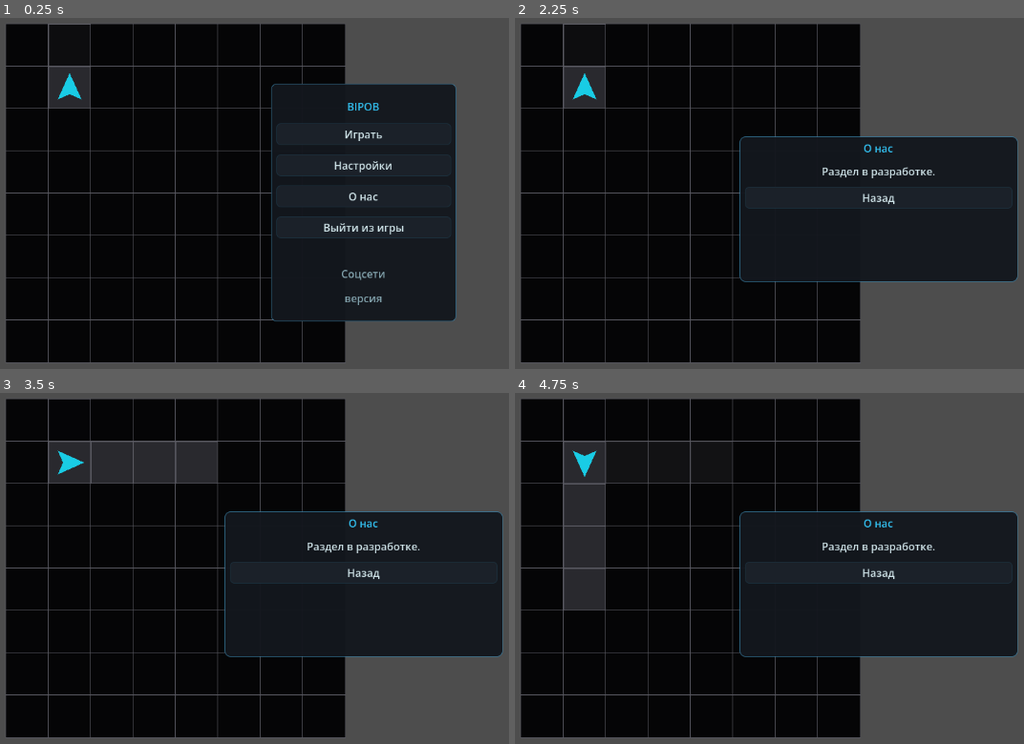
Above: before the commit, frames 1-4 (two rows, left to right).
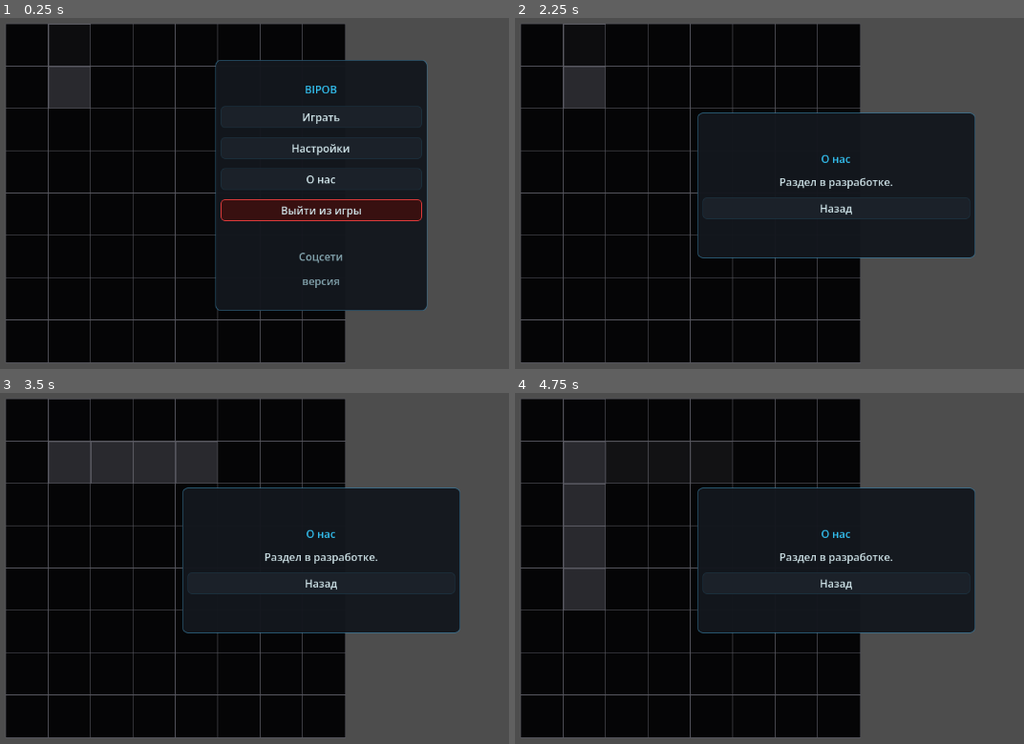
Above: after the commit, the same moments.

Repository: JUSTConnect/bibop
Game: Godot game, scene res://scenes/main.tscn
The game is run twice, just before and just after one commit, with the same random seed, the same clock (stepped at 60 frames per second) and the same inputs.
Inputs (mouse positions are in pixels of both pictures, inside the frame that each line leads up to):
- Up to frame 1 (0.25 s): no input
- Up to frame 2 (2.25 s): click "Настройки" at 0.5 s; click "Назад" at 1.25 s; click "О нас" at 2 s
- Up to frame 3 (3.5 s): tap Enter at 2.75 s; move the mouse to (488, 540) at 2.77 s; hold Right (turn_right) from 2.78 s (still down); hold Space (end_turn) from 2.78 s (still down)
- Up to frame 4 (4.75 s): move the mouse to (682, 582) at 3.52 s; release Right (turn_right) at 3.53 s; release Space (end_turn) at 3.53 s; hold Down (move_backward) 3.53-4.28 s; tap E (interact) at 3.6 s; tap Enter at 4.25 s; move the mouse to (912, 466) at 4.27 s; hold Right (turn_right) from 4.28 s (still down); hold Space (end_turn) from 4.28 s (still down)

The runs differ from the first frame. In frame 1, 13% of the frame differs, in the area x 11-90%, y 11-87%; in frame 2, 9.0%; in frame 3, 9.0%; in frame 4, 9.0%.

Commit message:
Fix fullscreen isolation for main and center menus

Diff:
--- a/scripts/ui/game_ui.gd
+++ b/scripts/ui/game_ui.gd
@@ -2552,6 +2552,8 @@
 	var root := Control.new()
 	root.name = node_name
 	root.set_anchors_preset(Control.PRESET_FULL_RECT)
+	root.mouse_filter = Control.MOUSE_FILTER_STOP
+	root.z_index = 100
 	root.size_flags_horizontal = Control.SIZE_EXPAND_FILL
 	root.size_flags_vertical = Control.SIZE_EXPAND_FILL
 	return root
@@ -2566,7 +2568,7 @@
 	if box_screen != null:
 		box_screen.visible = false
 
-func _set_gameplay_ui_visible(is_visible: bool) -> void:
+func _set_gameplay_visible(is_visible: bool) -> void:
 	if command_panel != null:
 		command_panel.visible = is_visible
 	if status_label != null:
@@ -2576,18 +2578,32 @@
 	if diagnostic_label != null:
 		diagnostic_label.visible = is_visible
 
+	var gameplay_nodes: Array[String] = [
+		"../GridRoot",
+		"../WorldRoot",
+		"../PlayerSprite",
+		"../Grid",
+		"../World",
+		"../BipobSprite",
+		"../Bipob"
+	]
+	for node_path in gameplay_nodes:
+		var node: CanvasItem = get_node_or_null(node_path) as CanvasItem
+		if node != null:
+			node.visible = is_visible
+
 func show_main_menu_screen() -> void:
 	app_screen_mode = AppScreenMode.MAIN_MENU
 	box_opened_from_center = false
 	_hide_all_app_screens()
-	_set_gameplay_ui_visible(false)
+	_set_gameplay_visible(false)
 	if main_menu_root != null:
 		main_menu_root.visible = true
 
 func show_center_screen() -> void:
 	app_screen_mode = AppScreenMode.CENTER
 	_hide_all_app_screens()
-	_set_gameplay_ui_visible(false)
+	_set_gameplay_visible(false)
 	if center_menu_root != null:
 		center_menu_root.visible = true
 
@@ -2595,7 +2611,7 @@
 	previous_app_screen_mode = app_screen_mode
 	app_screen_mode = AppScreenMode.SETTINGS_PLACEHOLDER
 	_hide_all_app_screens()
-	_set_gameplay_ui_visible(false)
+	_set_gameplay_visible(false)
 	if placeholder_title_label != null:
 		placeholder_title_label.text = title_text
 	if placeholder_menu_root != null:
@@ -2605,19 +2621,16 @@
 	app_screen_mode = AppScreenMode.GAMEPLAY
 	box_opened_from_center = false
 	_hide_all_app_screens()
-	_set_gameplay_ui_visible(true)
+	_set_gameplay_visible(true)
 	_on_start_mission_button_pressed()
 
 func show_box_constructor_from_center() -> void:
 	app_screen_mode = AppScreenMode.BOX_CONSTRUCTOR
 	box_opened_from_center = true
 	_hide_all_app_screens()
-	_set_gameplay_ui_visible(false)
+	_set_gameplay_visible(false)
 	show_box_screen()
-	if modules_tab_button != null:
-		set_box_menu_mode_modules()
-	else:
-		set_box_menu_mode_external()
+	set_box_menu_mode_external()
 
 func charge_bipob_from_center() -> void:
 	if bipob == null:
@@ -3727,36 +3740,59 @@
 		_show_constructor_reference_text("CHECKPOINT", "Checkpoint helper is unavailable.")
 
 
+func _create_menu_button(text: String, callback: Callable, min_size: Vector2 = Vector2(150, 34), role: String = "normal") -> Button:
+	var button: Button = Button.new()
+	button.text = text
+	button.custom_minimum_size = min_size
+	button.focus_mode = Control.FOCUS_NONE
+	_apply_action_button_style(button, role, true)
+	button.pressed.connect(callback)
+	return button
+
 func _build_main_menu_layout() -> void:
+	var margin := MarginContainer.new()
+	margin.set_anchors_preset(Control.PRESET_FULL_RECT)
+	margin.add_theme_constant_override("margin_left", 24)
+	margin.add_theme_constant_override("margin_right", 24)
+	margin.add_theme_constant_override("margin_top", 24)
+	margin.add_theme_constant_override("margin_bottom", 24)
+	main_menu_root.add_child(margin)
+
+	var center := CenterContainer.new()
+	center.set_anchors_preset(Control.PRESET_FULL_RECT)
+	margin.add_child(center)
+
 	var panel := PanelContainer.new()
-	panel.custom_minimum_size = Vector2(280, 360)
-	panel.position = Vector2(500, 170)
+	panel.custom_minimum_size = Vector2(320, 380)
 	_apply_panel_style(panel, true)
-	main_menu_root.add_child(panel)
+	center.add_child(panel)
+
 	var vbox := VBoxContainer.new()
 	vbox.alignment = BoxContainer.ALIGNMENT_CENTER
 	vbox.add_theme_constant_override("separation", 14)
 	panel.add_child(vbox)
+
 	var title := Label.new()
 	title.text = "BIPOB"
 	_apply_label_style(title, false, true)
 	title.horizontal_alignment = HORIZONTAL_ALIGNMENT_CENTER
 	vbox.add_child(title)
-	for data in [["Играть","_on_main_play_pressed"],["Настройки","_on_main_settings_pressed"],["О нас","_on_main_about_pressed"],["Выйти из игры","_on_main_exit_pressed"]]:
-		var b := Button.new()
-		b.text = data[0]
-		b.custom_minimum_size = Vector2(160, 34)
-		_apply_action_button_style(b, "normal")
-		b.pressed.connect(Callable(self, data[1]))
-		vbox.add_child(b)
+
+	vbox.add_child(_create_menu_button("Играть", Callable(self, "_on_main_play_pressed"), Vector2(180, 36)))
+	vbox.add_child(_create_menu_button("Настройки", Callable(self, "_on_main_settings_pressed"), Vector2(180, 36)))
+	vbox.add_child(_create_menu_button("О нас", Callable(self, "_on_main_about_pressed"), Vector2(180, 36)))
+	vbox.add_child(_create_menu_button("Выйти из игры", Callable(self, "_on_main_exit_pressed"), Vector2(180, 36), "danger"))
+
 	var spacer := Control.new()
 	spacer.custom_minimum_size = Vector2(0, 14)
 	vbox.add_child(spacer)
+
 	var social := Label.new()
 	social.text = "Соцсети"
 	_apply_label_style(social, true, false)
 	social.horizontal_alignment = HORIZONTAL_ALIGNMENT_CENTER
 	vbox.add_child(social)
+
 	var version := Label.new()
 	version.text = "версия"
 	_apply_label_style(version, true, false)
@@ -3764,77 +3800,99 @@
 	vbox.add_child(version)
 
 func _build_center_menu_layout() -> void:
-	var tasks := Button.new()
-	tasks.text = "Задания"
-	tasks.position = Vector2(24, 24)
-	tasks.custom_minimum_size = Vector2(160, 34)
-	_apply_action_button_style(tasks, "normal")
-	tasks.pressed.connect(_on_center_tasks_pressed)
-	center_menu_root.add_child(tasks)
-	var exit_btn := Button.new()
-	exit_btn.text = "Выйти из игры"
-	exit_btn.position = Vector2(980, 24)
-	exit_btn.custom_minimum_size = Vector2(170, 34)
-	_apply_action_button_style(exit_btn, "danger")
-	exit_btn.pressed.connect(_on_center_exit_pressed)
-	center_menu_root.add_child(exit_btn)
-	var settings := Button.new()
-	settings.text = "Настройки"
-	settings.position = Vector2(980, 68)
-	settings.custom_minimum_size = Vector2(170, 34)
-	_apply_action_button_style(settings, "normal")
-	settings.pressed.connect(_on_center_settings_pressed)
-	center_menu_root.add_child(settings)
-	var shop := Button.new()
-	shop.text = "Магазин"
-	shop.position = Vector2(980, 320)
-	shop.custom_minimum_size = Vector2(170, 34)
-	_apply_action_button_style(shop, "normal")
-	shop.pressed.connect(_on_center_shop_pressed)
-	center_menu_root.add_child(shop)
-	var row := HBoxContainer.new()
-	row.position = Vector2(280, 640)
-	row.add_theme_constant_override("separation", 12)
-	center_menu_root.add_child(row)
-	for data in [["Box","_on_center_box_pressed"],["Зарядка","_on_center_charge_pressed"],["Исследования","_on_center_research_pressed"],["Ремонт","_on_center_repair_pressed"]]:
-		var b := Button.new()
-		b.text = data[0]
-		b.custom_minimum_size = Vector2(170, 34)
-		_apply_action_button_style(b, "normal")
-		b.pressed.connect(Callable(self, data[1]))
-		row.add_child(b)
-	var to_main := Button.new()
-	to_main.text = "Выйти в главное меню"
-	to_main.position = Vector2(920, 680)
-	to_main.custom_minimum_size = Vector2(230, 34)
-	_apply_action_button_style(to_main, "normal")
-	to_main.pressed.connect(_on_center_main_menu_pressed)
-	center_menu_root.add_child(to_main)
+	var background := PanelContainer.new()
+	background.set_anchors_preset(Control.PRESET_FULL_RECT)
+	_apply_panel_style(background, true)
+	center_menu_root.add_child(background)
+
+	var margin := MarginContainer.new()
+	margin.set_anchors_preset(Control.PRESET_FULL_RECT)
+	margin.add_theme_constant_override("margin_left", 24)
+	margin.add_theme_constant_override("margin_right", 24)
+	margin.add_theme_constant_override("margin_top", 24)
+	margin.add_theme_constant_override("margin_bottom", 24)
+	background.add_child(margin)
+
+	var root := VBoxContainer.new()
+	root.size_flags_horizontal = Control.SIZE_EXPAND_FILL
+	root.size_flags_vertical = Control.SIZE_EXPAND_FILL
+	root.add_theme_constant_override("separation", 16)
+	margin.add_child(root)
+
+	var top_row := HBoxContainer.new()
+	top_row.add_theme_constant_override("separation", 8)
+	root.add_child(top_row)
+	top_row.add_child(_create_menu_button("Задания", Callable(self, "_on_center_tasks_pressed"), Vector2(170, 36)))
+	var top_spacer := Control.new()
+	top_spacer.size_flags_horizontal = Control.SIZE_EXPAND_FILL
+	top_row.add_child(top_spacer)
+	var top_right := VBoxContainer.new()
+	top_right.add_theme_constant_override("separation", 8)
+	top_right.add_child(_create_menu_button("Выйти из игры", Callable(self, "_on_center_exit_pressed"), Vector2(190, 36), "danger"))
+	top_right.add_child(_create_menu_button("Настройки", Callable(self, "_on_center_settings_pressed"), Vector2(190, 36)))
+	top_row.add_child(top_right)
+
+	var middle_row := HBoxContainer.new()
+	middle_row.size_flags_vertical = Control.SIZE_EXPAND_FILL
+	root.add_child(middle_row)
+	var middle_spacer := Control.new()
+	middle_spacer.size_flags_horizontal = Control.SIZE_EXPAND_FILL
+	middle_row.add_child(middle_spacer)
+	middle_row.add_child(_create_menu_button("Магазин", Callable(self, "_on_center_shop_pressed"), Vector2(170, 56)))
+
+	var bottom_grid := GridContainer.new()
+	bottom_grid.columns = 4
+	bottom_grid.size_flags_horizontal = Control.SIZE_EXPAND_FILL
+	bottom_grid.add_theme_constant_override("h_separation", 10)
+	bottom_grid.add_theme_constant_override("v_separation", 10)
+	root.add_child(bottom_grid)
+	bottom_grid.add_child(_create_menu_button("Box", Callable(self, "_on_center_box_pressed"), Vector2(150, 54)))
+	bottom_grid.add_child(_create_menu_button("Зарядка", Callable(self, "_on_center_charge_pressed"), Vector2(150, 54)))
+	bottom_grid.add_child(_create_menu_button("Исследования", Callable(self, "_on_center_research_pressed"), Vector2(150, 54)))
+	bottom_grid.add_child(_create_menu_button("Ремонт", Callable(self, "_on_center_repair_pressed"), Vector2(150, 54)))
+
+	var back_row := HBoxContainer.new()
+	root.add_child(back_row)
+	var back_spacer := Control.new()
+	back_spacer.size_flags_horizontal = Control.SIZE_EXPAND_FILL
+	back_row.add_child(back_spacer)
+	back_row.add_child(_create_menu_button("Выйти в главное меню", Callable(self, "_on_center_main_menu_pressed"), Vector2(220, 36)))
 
 func _build_placeholder_layout() -> void:
+	var margin := MarginContainer.new()
+	margin.set_anchors_preset(Control.PRESET_FULL_RECT)
+	margin.add_theme_constant_override("margin_left", 24)
+	margin.add_theme_constant_override("margin_right", 24)
+	margin.add_theme_constant_override("margin_top", 24)
+	margin.add_theme_constant_override("margin_bottom", 24)
+	placeholder_menu_root.add_child(margin)
+
+	var center := CenterContainer.new()
+	center.set_anchors_preset(Control.PRESET_FULL_RECT)
+	margin.add_child(center)
+
 	var panel := PanelContainer.new()
 	panel.custom_minimum_size = Vector2(420, 220)
-	panel.position = Vector2(430, 250)
 	_apply_panel_style(panel, true)
-	placeholder_menu_root.add_child(panel)
+	center.add_child(panel)
+
 	var vbox := VBoxContainer.new()
+	vbox.alignment = BoxContainer.ALIGNMENT_CENTER
 	vbox.add_theme_constant_override("separation", 12)
 	panel.add_child(vbox)
+
 	placeholder_title_label = Label.new()
 	_apply_label_style(placeholder_title_label, false, true)
 	placeholder_title_label.horizontal_alignment = HORIZONTAL_ALIGNMENT_CENTER
 	vbox.add_child(placeholder_title_label)
+
 	var body := Label.new()
 	body.text = "Раздел в разработке."
 	_apply_label_style(body)
 	body.horizontal_alignment = HORIZONTAL_ALIGNMENT_CENTER
 	vbox.add_child(body)
-	var back := Button.new()
-	back.text = "Назад"
-	back.custom_minimum_size = Vector2(160, 34)
-	_apply_action_button_style(back, "normal")
-	back.pressed.connect(_on_placeholder_back_pressed)
-	vbox.add_child(back)
+
+	vbox.add_child(_create_menu_button("Назад", Callable(self, "_on_placeholder_back_pressed"), Vector2(160, 34)))
 
 func _on_main_play_pressed() -> void:
 	show_center_screen()
